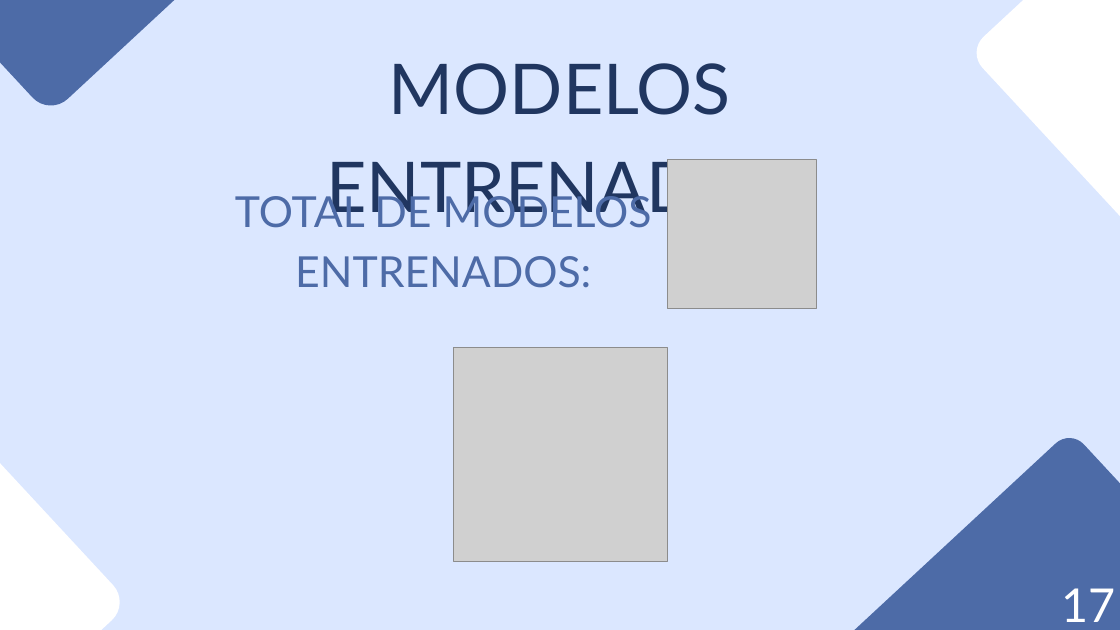
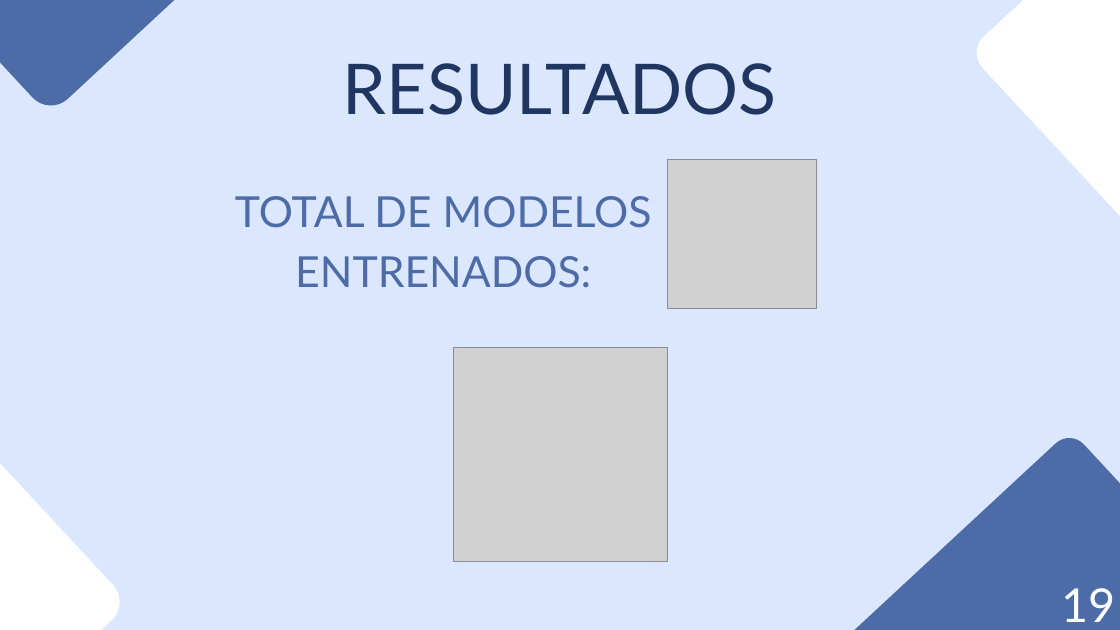
Before and after one commit to danilr16/TFG_Smart_Grids, a slide deck: slide 20 of Smart Grids Control de Redes Eléctricas con IA.pptx (slide 18 before the commit). Drawn at 1120x630 pixels with LibreOffice and Linux fonts; fonts in the diff are those of the drawing; grey boxes stand for pictures. Boxes give left, top, right and bottom in pixels: in the first picture for what was removed or moved away, otherwise in the second. Text is boxed around its words. In the diff, an @@ line names an element or a change of style, - is before the commit and + after.

```diff
--- a/Smart Grids Control de Redes Eléctricas con IA.pptx
+++ b/Smart Grids Control de Redes Eléctricas con IA.pptx
@@ text at (343,63,777,115): text changed @@
-MODELOS ENTRENADOS
+RESULTADOS
@@ text at (1061,588,1115,622): text changed @@
-17
+19
```
Also in this commit, not shown: 26 other slides changed, 5 slides added, 3 slides removed.
